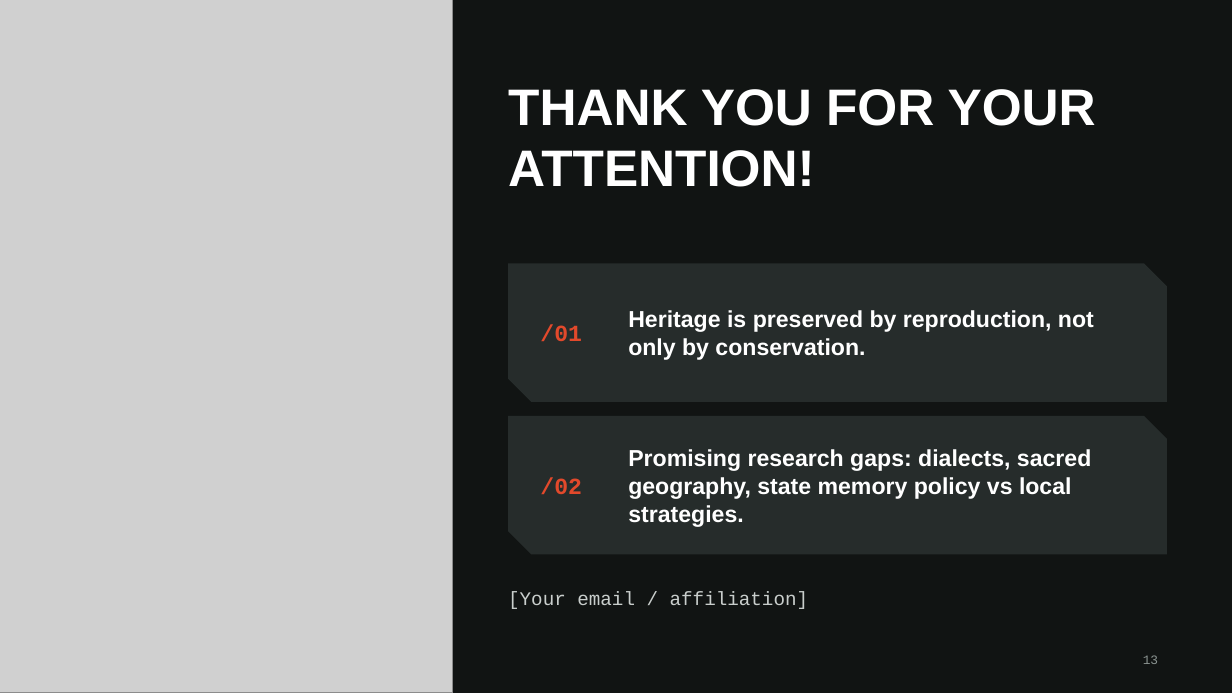
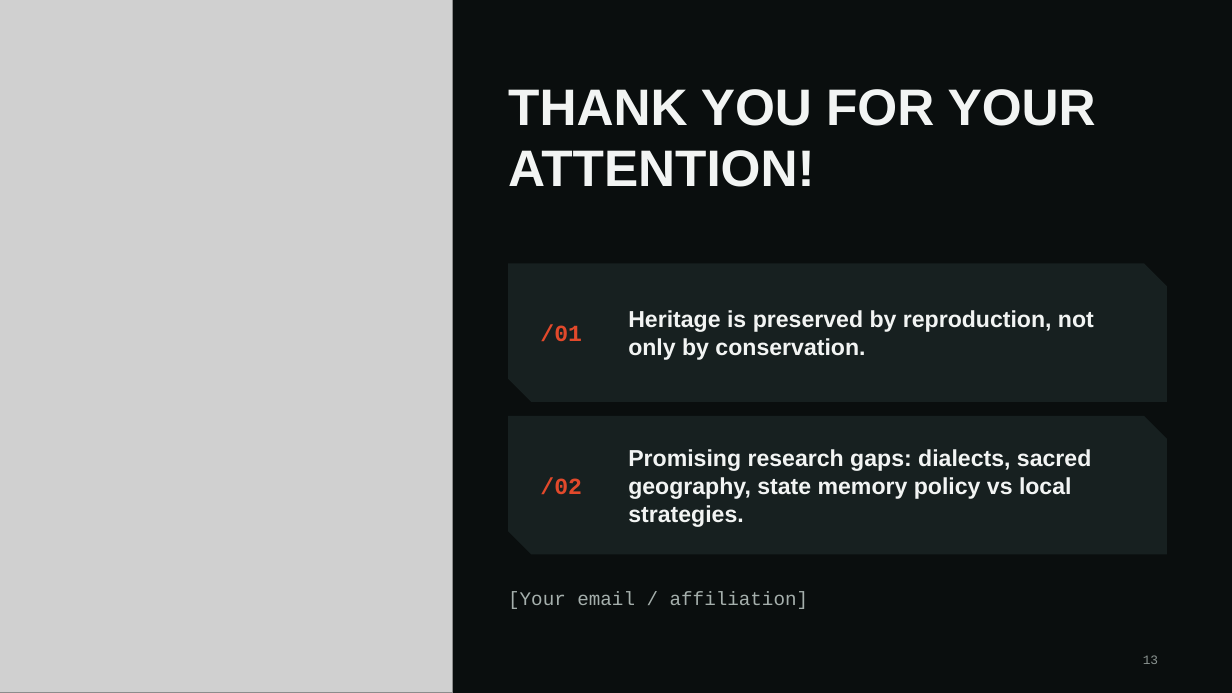
Before and after one commit to sgfsd/trading-bot, a slide deck: slide 13 of presentation/Siberian_Tatars_EN.pptx. Drawn at 1232x693 pixels with LibreOffice and Linux fonts; fonts in the diff are those of the drawing; grey boxes stand for pictures; background and template pictures are left out. Boxes give left, top, right and bottom in pixels: in the first picture for what was removed or moved away, otherwise in the second. Text is boxed around its words. In the diff, an @@ line names an element or a change of style, - is before the commit and + after.

```diff
--- a/presentation/Siberian_Tatars_EN.pptx
+++ b/presentation/Siberian_Tatars_EN.pptx
@@ background #FFFFFF to picture (left out) @@
@@ rectangle removed at box(0, 0, 1232, 693) @@
@@ freeform shape at box(508, 263, 1167, 402): fill #262C2B to #172020 @@
@@ text "Heritage is preserved by reproduction, ..." at box(628, 310, 1094, 360): text colour #FFFFFF to #F2F4F3 @@
@@ freeform shape at box(508, 416, 1167, 555): fill #262C2B to #172020 @@
@@ text "Promising research gaps: dialects, sacred ..." at box(628, 449, 1091, 527): text colour #FFFFFF to #F2F4F3 @@
@@ text "[Your email / affiliation]" at box(508, 592, 808, 609): text colour #C9CECC to #A5AFAC @@
```
Also in this commit, not shown: 12 other slides changed, 1 other file.
